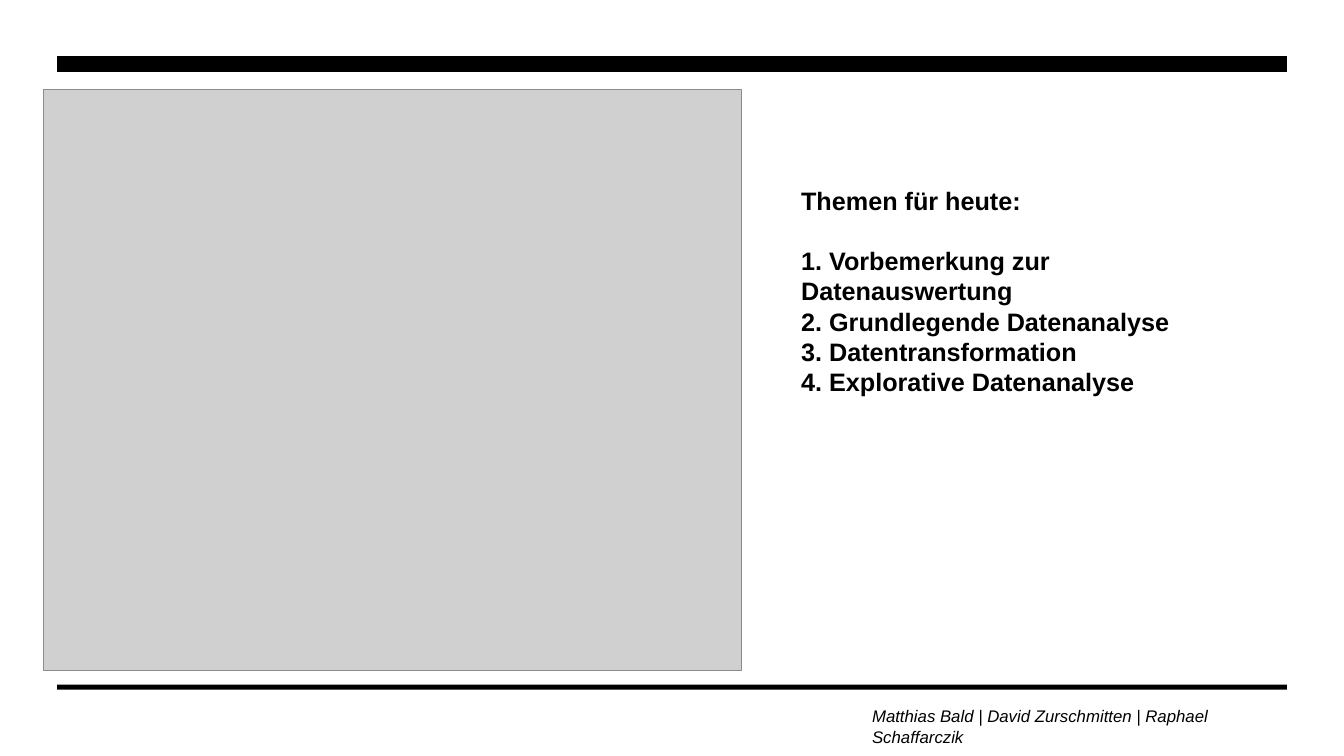
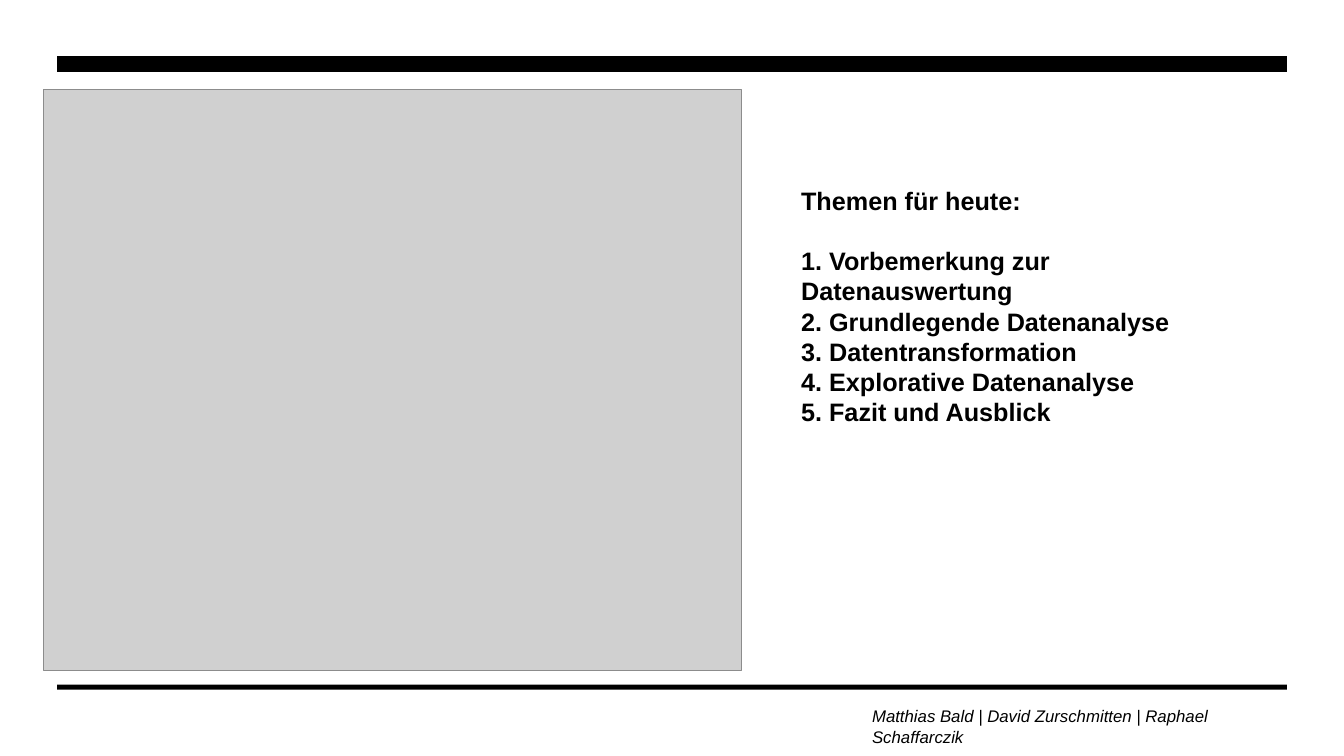
Before and after one commit to zurdavid/projektpraktikum-datascience, a slide deck: slide 2 of präsentationen/Meilenstein2_Praesentation_Raphael.pptx. Drawn at 1344x756 pixels with LibreOffice and Linux fonts; fonts in the diff are those of the drawing; grey boxes stand for pictures; background and template pictures are left out. Boxes give left, top, right and bottom in pixels: in the first picture for what was removed or moved away, otherwise in the second. Text is boxed around its words. In the diff, an @@ line names an element or a change of style, - is before the commit and + after.

```diff
--- a/präsentationen/Meilenstein2_Praesentation_Raphael.pptx
+++ b/präsentationen/Meilenstein2_Praesentation_Raphael.pptx
@@ text at <box>801,402,1051,422</box>: paragraph added @@
+5. Fazit und Ausblick
```
Also in this commit, not shown: 3 other slides changed, 27 slides added, 15 slides removed, 1 other file.
